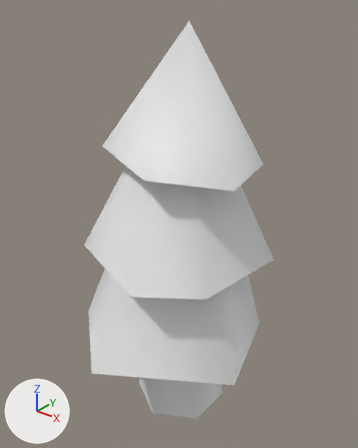
Two versions of the Blender file models/tree_pine.blend, one commit apart.
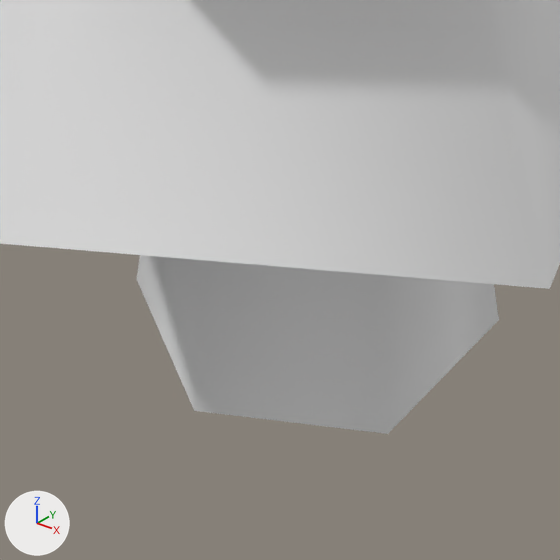
Old and new are each drawn whole from a 50 mm lens placed at (3.67, -4.63, 6.04), pointed at (-0.07, 0.04, 3.14) and again close up on the part from 30% to 66% of the width and 71% to 100% of the height. Every picture has the same lights, and +X, +Y and +Z are marked at lower left. The older version's two pictures come first.
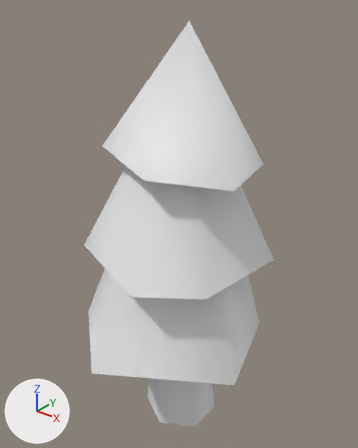
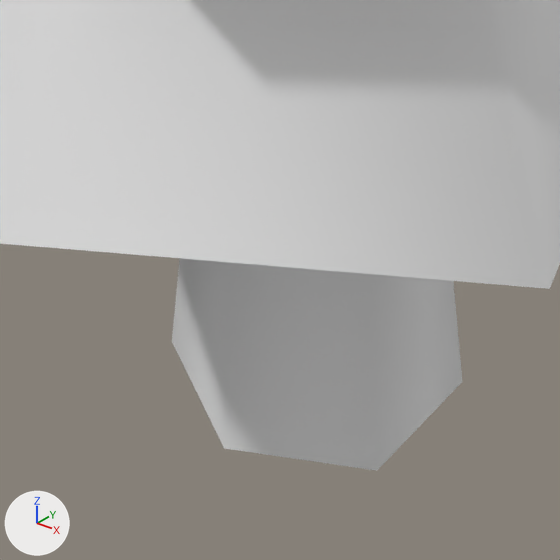
Patch to the scene script:
```diff
--- a/models/tree_pine.blend.py
+++ b/models/tree_pine.blend.py
@@ ob_cylinder_001 @@
 ob_cylinder_001 = bpy.data.objects.new('Cylinder.001', me_cylinder_001)
-ob_cylinder_001.location = (0.0, 0.0, 0.989)
+ob_cylinder_001.location = (0.0, 0.0, 0.836)
+ob_cylinder_001.scale = (0.833, 0.778, 1.22)
```

Location of each change, [x1, y1, x2, y2] in pixels of the close-ups (560 x 560 px):
'Cylinder.001', moved, rescaled
    before: [137, 255, 499, 434]
    after: [172, 258, 462, 471]
